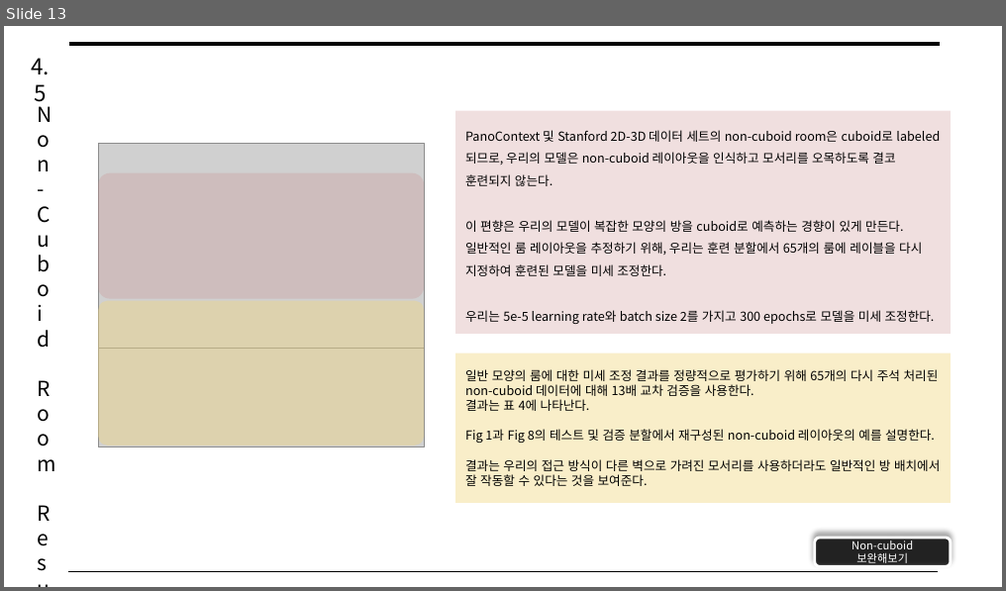
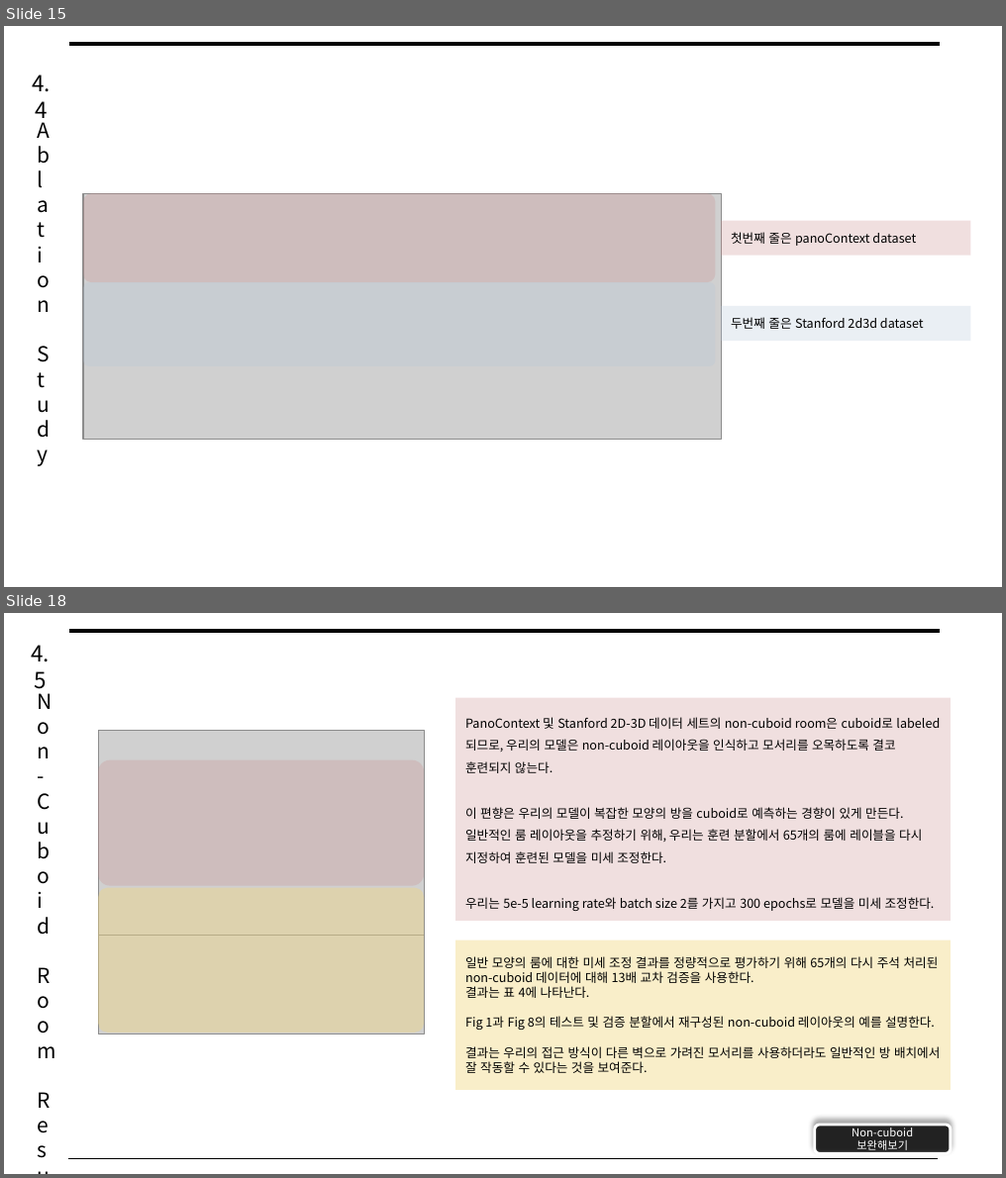
Before and after one commit to arittung/3D_Room_Layout_estimation, a slide deck: 관련 자료/HorizonNet 논문 해석.pptx. Shown one above the other, each under a label of ours: slide 13 before the commit, slides 15 and 18 after it; the slides between them are not shown. The pictures are 1006x591 and 1006x1178 pixels, drawn with LibreOffice and Linux fonts; fonts in the diff are those of the drawing; grey boxes stand for pictures. Boxes give left, top, right and bottom in pixels: in the first picture for what was removed or moved away, otherwise in the second. Text is boxed around its words. In the diff, an @@ line names an element or a change of style, - is before the commit and + after.

```diff
--- a/관련 자료/HorizonNet 논문 해석.pptx
+++ b/관련 자료/HorizonNet 논문 해석.pptx
@@ slide 15 added at [4,26,1002,587], background #FFFFFF @@
@@ line added from (69, 44) to (939, 44), #000000 3 pt @@
@@ text added at [32,75,51,123], 16 pt, text #000000 @@
+4.4
@@ text added at [27,107,54,552], 15 pt, text #000000 @@
+Ablation Study
@@ picture added at [83,193,721,440] @@
@@ rounded rectangle added at [83,193,715,282], fill #CA8A8B at 27% opacity @@
@@ rectangle added at [721,221,970,256], fill #CA8A8B at 27% opacity, 9 pt, text #000000 @@
+첫번째 줄은 panoContext dataset
@@ rounded rectangle added at [83,282,715,367], fill #B3C5DA at 27% opacity @@
@@ rectangle added at [721,306,970,342], fill #B3C5DA at 27% opacity, 9 pt, text #000000 @@
+두번째 줄은 Stanford 2d3d dataset
@@ what was slide 13 is now slide 18 @@
```
Also in this commit, not shown: 4 other slides added, 2 other files.
